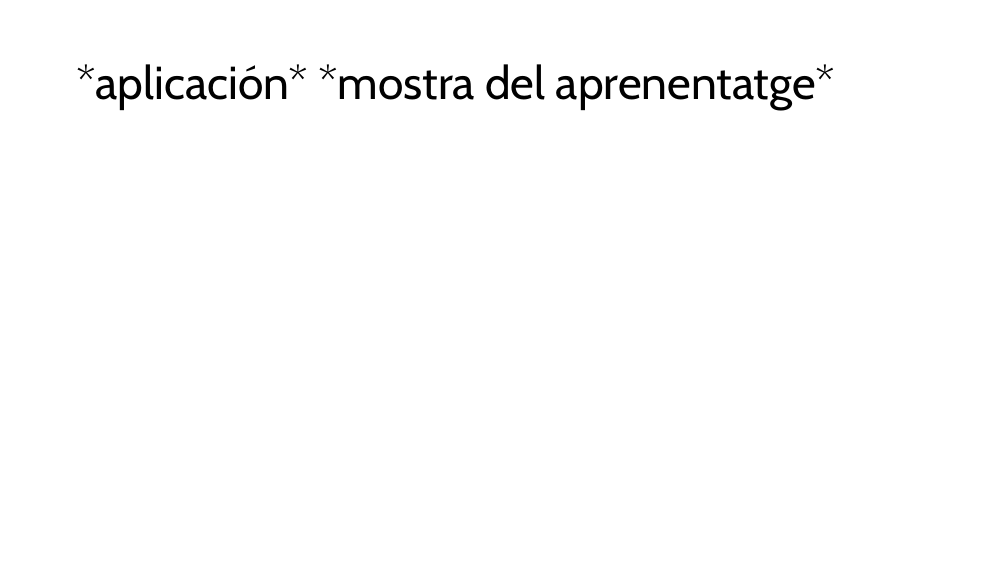
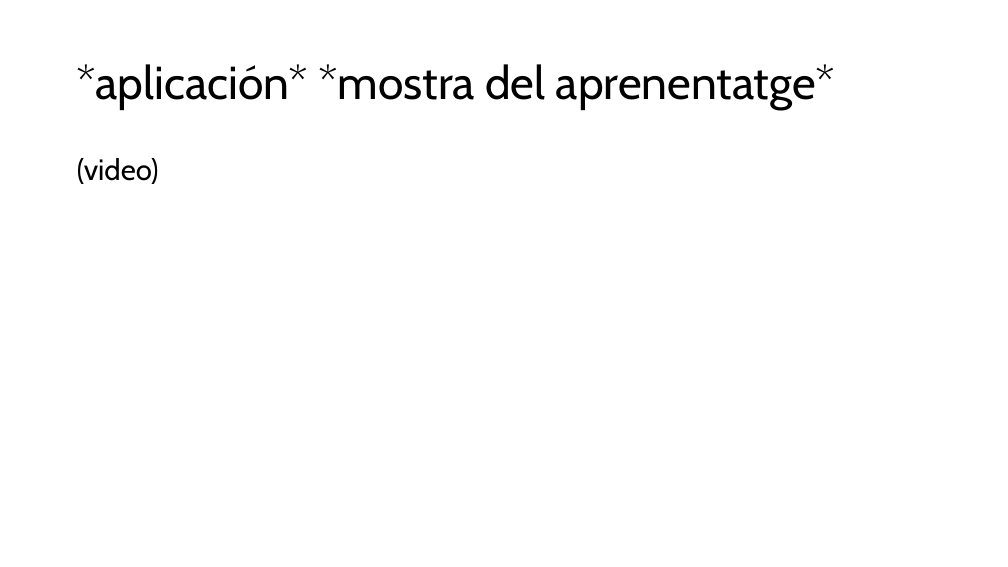
Before and after one commit to FerrerJan/Treball-de-Recerca-IA, a slide deck: slide 9 of TR_ESCRIT/SUPERANT-L'HUMÀ.pptx. Drawn at 1008x567 pixels with LibreOffice and Linux fonts; fonts in the diff are those of the drawing. Boxes give left, top, right and bottom in pixels: in the first picture for what was removed or moved away, otherwise in the second. Text is boxed around its words. In the diff, an @@ line names an element or a change of style, - is before the commit and + after.

```diff
--- a/TR_ESCRIT/SUPERANT-L'HUMÀ.pptx
+++ b/TR_ESCRIT/SUPERANT-L'HUMÀ.pptx
@@ text added at (x1=77, y1=158, x2=159, y2=184), 28 pt, text #000000 @@
+(video)
```
Also in this commit, not shown: 1 slide removed.
